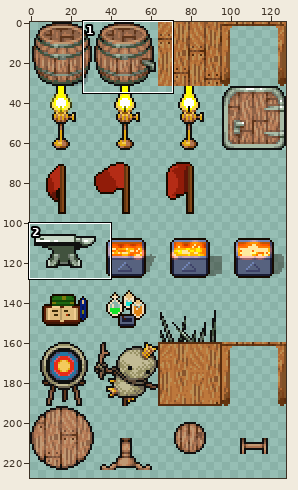
A sprite sheet gets an edit: VoxelTest/VoxelTestContent/Entities/Furniture/interior_furniture.png. Above: a wide view before the commit, with the close-up outlined.
Close-up. Before the edit:
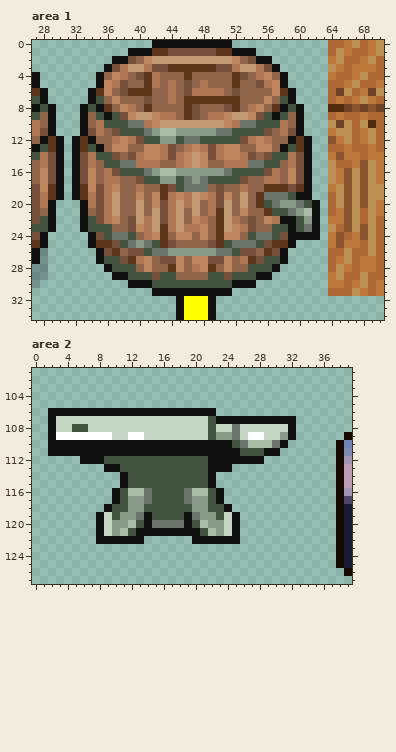
The file is 128x256 pixels. Pixels under 10% opacity are left out. Colours within 5 levels of each other are drawn and written as one. Shown: area 1: x 27..70, y 0..34; area 2: x 0..39, y 101..127. The wide view leaves out empty margins. The commit also changed other parts of the picture, which this record leaves out.
After the commit:
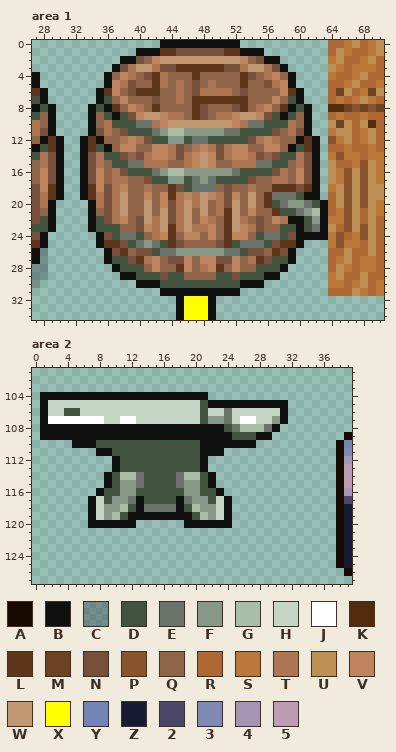
Palette (. is transparent): A #160a00  B #0f0f0f  C #100d1f42  D #41523e  E #6c756b  F #889886  G #a9bda7  H #c6d6c5  J #ffffff  K #522a0c  L #5d351b  M #6c4124  N #77503b  P #89542d  Q #906448  R #ad6833  S #bd783c  T #ae7552  U #bc8f53  V #be845d  W #c19872  X #ffff00  Y #7184b5  Z #181b34  2 #4c4768  3 #7f89b5  4 #a595b5  5 #bd9db5
Edits made:
--- area 1
@@ x 27..70 @@
- 0 ...............BBBBBBBBBB............RRSURSU
- 1 ............BBBLLNNNNNNLLBBB.........RUSRRSU
- 2 ..........BBNQVWWWWWWWWWWVQNBB.......SURRSUR
- 3 .........BNTWWTNNLLLLLLNNTWWTNB......USRSSSR
- 4 B.......BQVTQNLTQQQLQQQQQLNQTVQB.....SRRSURR
- 5 B.......BVTNQQLTQTQNQTQQQLQQNTVB.....RRSURRS
- 6 LB.....BLVQNLLLQQTQNTTTTQNQQQQVLB....RMURSMU
- 7 DB.....BDQVQQQNQQTQLLLLLLLQQQVQDB....RSRSUSR
- 8 BDB...BDBLQVTQLQQQQLNQQQNLQTVQLBDB...KKMPMPM
- 9 DQB...BQDBDNVWWVTTQLNQTTVWWVNDBDQB...RSRRSRR
-10 TQB...BQTDDDEETVWWWWWWWWVTEEDDDTQB...UMURUKR
-11 TNB...BNTQNDDDEFGGFFFFFEEDDDDNQTNB...SUURSUR
-12 QBLB.BLBQQTVTNDDFFDEEDDDDDNTVTQQBLB..PSURSUR
-13 BDLB.BLDBQVVQQVVTNQTVTNTVVQQVVQBDLB..RRSRRSR
-14 DTNB.BNTDDNQNTVVTNTVWVNTVVTNQNDDTNB..SPSSRSS
-15 QTNB.BNTQDDEETTTQQTVWVQQTTTEEDDQTNB..URRSPUS
-16 QVNB.BNVQTNDDDEFGGFFFFFFEDDDDNTQVNB..USPUPUS
-17 QVNB.BNVQTTQQNDDFFDEFEDDDDNQQTTQVNB..USPUPUS
-18 NVLB.BLVNTVQQTQQLNDEEEQNQQTQQLLLNLB..SUPUPUU
-19 NTLB.BLTNTWQQVQVLTVTWVTNVQWQLEEEDBB..RUPUPUU
-20 NTB...BTNTWQQWQVNTWTWQTNWQWQLDEFFEDB.RUPUPUS
-21 NQB...BQNTWQQWQWNTWQWQTLWQVQQLDDEFGB.RSPURUS
-22 NDB...BDNTVQNWTWNTWQVTQLWTQNQVTBBDFB.SSPURUR
-23 DDB...BDDDQQNVTWLTWTTVQLWVTNQQDDBDEB.URPUPUR
-24 NB.....BNDEEDQTVLQVVQVQLVVQDEEDNBBBB.SPRSPUR
-25 LB.....BLLNDEFEDLNQQQQNLDEEEDNLLB....SPSSRUR
-26 BC......BNLQNNDEEFFFFFFEEDNNQLNB.....RRURRUR
-27 BC......BDDNLTVQNNVQVVNNVQTLNDDB.....RSURSSR
-28 CC.......BDDDQVQQLVQTVLQVQQDDDB......RUSRSSR
-29 CC........BBDDDNDDQQQQDDNDDDBB.......SURRURR
-30 C...........BBBDDDDDDDDDDBBB.........SSRSURS
-31 ...............BBBBBBBBBB............RRRUSRS
+ 0 ................BBBBBBBBBB...........RRSURSU
+ 1 .............BBBLLNNNNNNLLBBB........RUSRRSU
+ 2 ...........BBNQVWWWWWWWWWWVQNBB......SURRSUR
+ 3 ..........BNTWWTNNLLLLLLNNTWWTNB.....USRSSSR
+ 4 B........BQVTQNLTQQQLQQQQQLNQTVQB....SRRSURR
+ 5 B........BVTNQQLTQTQNQTQQQLQQNTVB....RRSURRS
+ 6 LB......BLVQNLLLQQTQNTTTTQNQQQQVLB...RMURSMU
+ 7 DB......BDQVQQQNQQTQLLLLLLLQQQVQDB...RSRSUSR
+ 8 BDB....BDBLQVTQLQQQQLNQQQNLQTVQLBDB..KKMPMPM
+ 9 DQB....BQDBDNVWWVTTQLNQTTVWWVNDBDQB..RSRRSRR
+10 TQB....BQTDDDEETVWWWWWWWWVTEEDDDTQB..UMURUKR
+11 TNB....BNTQNDDDEFGGFFFFFEEDDDDNQTNB..SUURSUR
+12 QBLB..BLBQQTVTNDDFFDEEDDDDDNTVTQQBLB.PSURSUR
+13 BDLB..BLDBQVVQQVVTNQTVTNTVVQQVVQBDLB.RRSRRSR
+14 DTNB..BNTDDNQNTVVTNTVWVNTVVTNQNDDTNB.SPSSRSS
+15 QTNB..BNTQDDEETTTQQTVWVQQTTTEEDDQTNB.URRSPUS
+16 QVNB..BNVQTNDDDEFGGFFFFFFEDDDDNTQVNB.USPUPUS
+17 QVNB..BNVQTTQQNDDFFDEFEDDDDNQQTTQVNB.USPUPUS
+18 NVLB..BLVNTVQQTQQLNDEEEQNQQTQQLLLNLB.SUPUPUU
+19 NTLB..BLTNTWQQVQVLTVTWVTNVQWQLEEEDBB.RUPUPUU
+20 NTB....BTNTWQQWQVNTWTWQTNWQWQLDEFFEDBRUPUPUS
+21 NQB....BQNTWQQWQWNTWQWQTLWQVQQLDDEFGBRSPURUS
+22 NDB....BDNTVQNWTWNTWQVTQLWTQNQVTBBDFBSSPURUR
+23 DDB....BDDDQQNVTWLTWTTVQLWVTNQQDDBDEBURPUPUR
+24 NB......BNDEEDQTVLQVVQVQLVVQDEEDNBBBBSPRSPUR
+25 LB......BLLNDEFEDLNQQQQNLDEEEDNLLB...SPSSRUR
+26 BC.......BNLQNNDEEFFFFFFEEDNNQLNB....RRURRUR
+27 BC.......BDDNLTVQNNVQVVNNVQTLNDDB....RSURSSR
+28 CC........BDDDQVQQLVQTVLQVQQDDDB.....RUSRSSR
+29 CC.........BBDDDNDDQQQQDDNDDDBB......SURRURR
+30 C............BBBDDDDDDDDDDBBB........SSRSURS
+31 ................BBBBBBBBBB...........RRRUSRS
 32 ..................BXXXB.....................
--- area 2
@@ x 0..39 @@
 103 ........................................
-104 ........................................
-105 ........................................
-106 ..BBBBBBBBBBBBBBBBBBBBB.................
-107 ..BHHHHHHHHHHHHHHHHHHHDBBBBBBBBBB.......
-108 ..BHHDDHHHHHHHHHHHHHHHDHHEHHHHHHB.......
-109 ..BJJJJJJJHHJJHHHHHHHHDFFEHJJHHFB......A
-110 ..BBBBBBBBBBBBBBBBBBBBBBBDEGGGEB......AY
-111 ..BBBBBBBBBBBBBBBBBBBBBBBBDDDBB.......A3
-112 ......BBBDDDDDDDDDDDDDBBBBBBB.........A4
-113 .........BBDDDDDDDDDDDBBB.............A5
-114 ...........BDDDDDDDDDDB...............A5
-115 ...........BDDDDDDDDDDB...............A5
-116 ..........BDGGEDDDDEGGDB..............A4
-117 ..........BDFFEDDDDEFFDB..............A2
-118 .........BDDFFDDDDDDFFDDB.............AZ
-119 ........BHDFFEBDDDDBEFFDHB............AZ
-120 ........BHFFGDBEEEEBDGFFHB............AZ
-121 ........BHFGDBBBBBBBBDGFHB............AZ
-122 ........BBBBBB......BBBBBB............AZ
+104 .BBBBBBBBBBBBBBBBBBBBB..................
+105 .BHHHHHHHHHHHHHHHHHHHDBBBBBBBBBB........
+106 .BHHDDHHHHHHHHHHHHHHHDHHEHHHHHHB........
+107 .BJJJJJJJHHJJHHHHHHHHDFFEHJJHHFB........
+108 .BBBBBBBBBBBBBBBBBBBBBBBDEGGGEB.........
+109 .BBBBBBBBBBBBBBBBBBBBBBBBDDDBB.........A
+110 .....BBBDDDDDDDDDDDDDBBBBBBB..........AY
+111 ........BBDDDDDDDDDDDBBB..............A3
+112 ..........BDDDDDDDDDDB................A4
+113 ..........BDDDDDDDDDDB................A5
+114 .........BDGGEDDDDEGGDB...............A5
+115 .........BDFFEDDDDEFFDB...............A5
+116 ........BDDFFDDDDDDFFDDB..............A4
+117 .......BHDFFEBDDDDBEFFDHB.............A2
+118 .......BHFFGDBEEEEBDGFFHB.............AZ
+119 .......BHFGDBBBBBBBBDGFHB.............AZ
+120 .......BBBBBB......BBBBBB.............AZ
+121 ......................................AZ
+122 ......................................AZ
 123 ......................................AZ
Boxes around the changes in both close-ups, in picture pixels (x1, y1, x2, y2):
changed: (72, 40, 328, 296)
changed: (40, 392, 296, 544)
